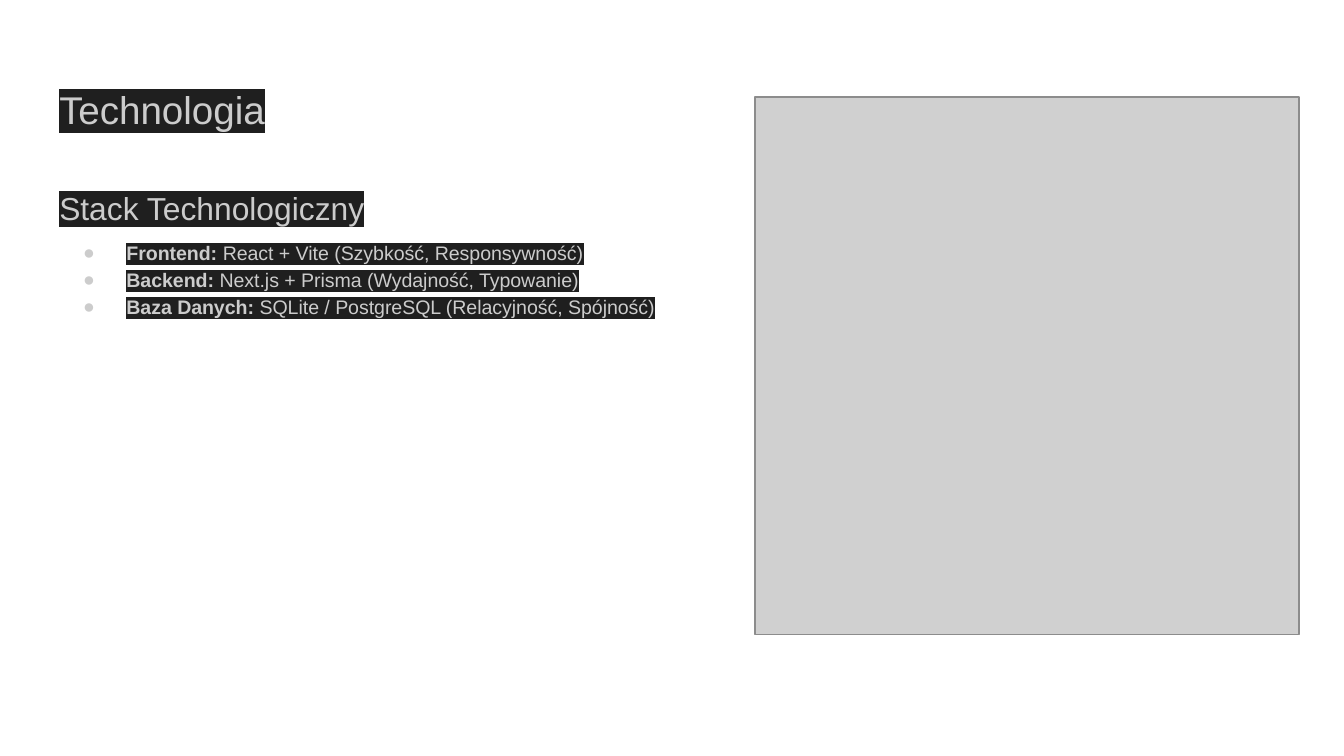
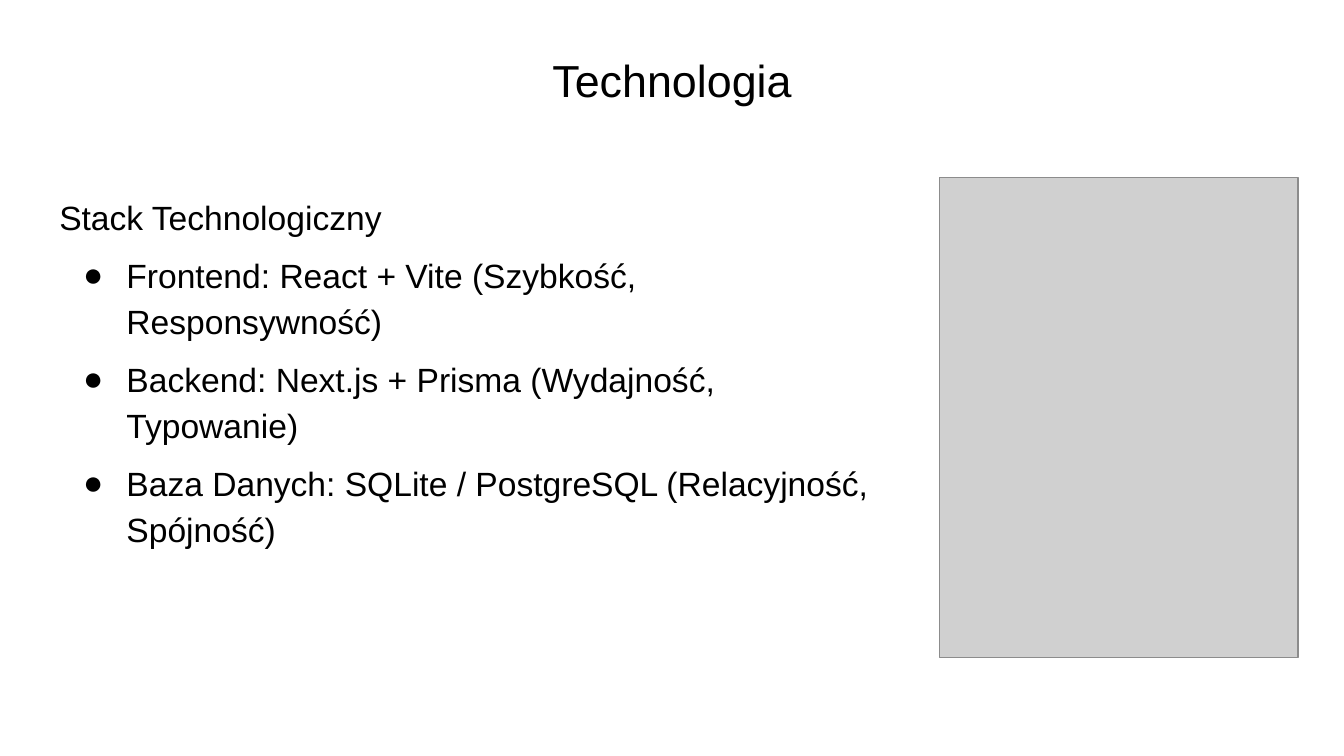
Before and after one commit to BachaBajceps/HackNation2025, a slide deck: slide 7 of Prezentacja.pptx. Drawn at 1344x756 pixels with LibreOffice and Linux fonts; fonts in the diff are those of the drawing; grey boxes stand for pictures. Boxes give left, top, right and bottom in pixels: in the first picture for what was removed or moved away, otherwise in the second. Text is boxed around its words. In the diff, an @@ line names an element or a change of style, - is before the commit and + after.

```diff
--- a/Prezentacja.pptx
+++ b/Prezentacja.pptx
@@ title "Technologia" at <box>552,64,791,106</box>: size 20.7 to 24 pt, text colour #CCCCCC to #000000, highlight #1F1F1F to none; alignment left to centre; line spacing 1.15 to 0.9; vertical alignment top to middle @@
@@ text "Stack Technologiczny": place and size @@
-text "Stack Technologiczny" at <box>59,197,655,318</box>
+text "Stack Technologiczny" at <box>59,205,867,548</box>
@@ text "Stack Technologiczny" at <box>59,205,867,548</box>: size 17 to 18 pt in "Stack Technologiczny"; text colour #CCCCCC to #000000, highlight #1F1F1F to none; size 10.5 to 18 pt in "Frontend: React + Vite (Szybkość, Responsywność)", "Backend: Next.js + Prisma (Wydajność, Typowanie)", "Baza Danych: SQLite / PostgreSQL (Relacyjność, Spójność)"; bold off in "Frontend:", "Backend:", "Baza Danych:"; less space between paragraphs; bullet colour #CCCCCC to #000000; more space between paragraphs @@
@@ picture: place and size @@
-picture at <box>755,97,1300,634</box>
+picture at <box>939,177,1298,657</box>
```
Also in this commit, not shown: 7 other slides changed.
